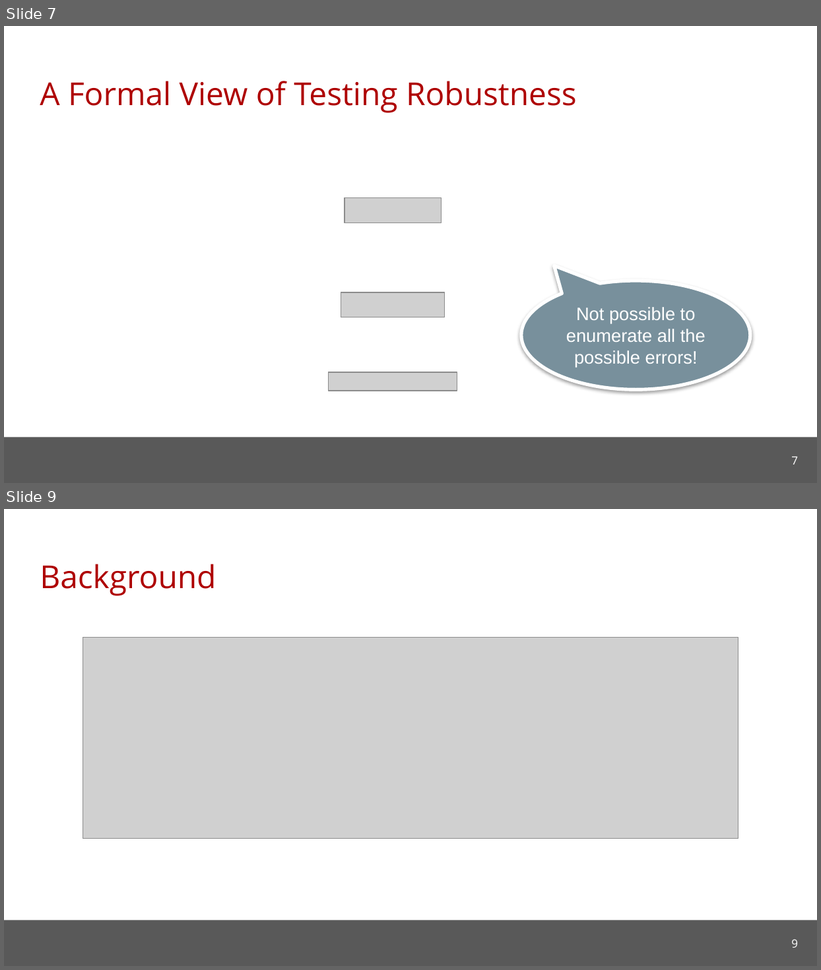
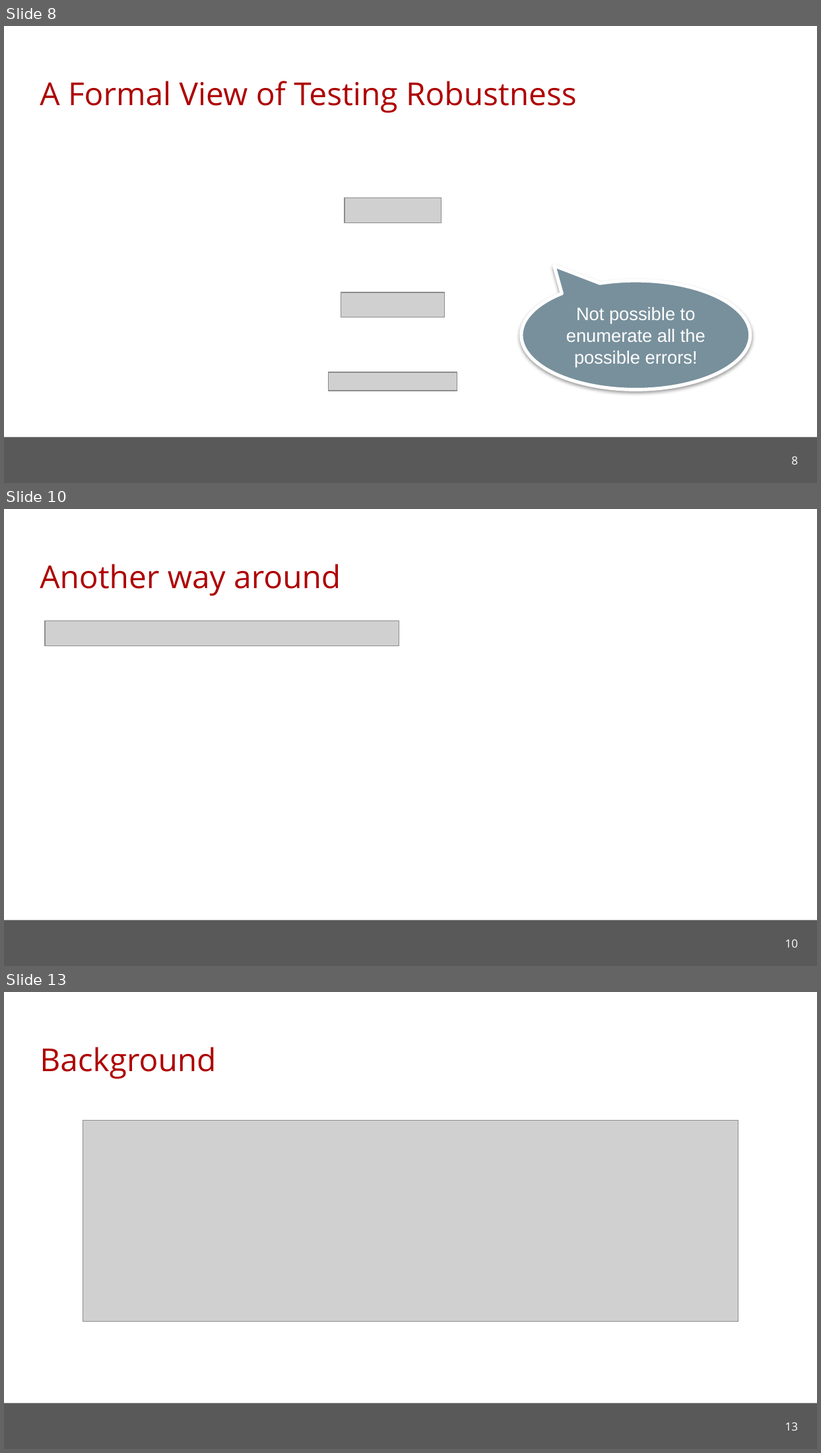
Before and after one commit to cmu-soda/Robustness, a slide deck: Robustness.pptx. Shown one above the other, each under a label of ours: slides 7 and 9 before the commit, slides 8, 10 and 13 after it; the slides between them are not shown. The pictures are 821x970 and 821x1453 pixels, drawn with LibreOffice and Linux fonts; fonts in the diff are those of the drawing; grey boxes stand for pictures; background and template pictures are left out. Boxes give left, top, right and bottom in pixels: in the first picture for what was removed or moved away, otherwise in the second. Text is boxed around its words. In the diff, an @@ line names an element or a change of style, - is before the commit and + after.

```diff
--- a/Robustness.pptx
+++ b/Robustness.pptx
@@ slide 10 added at [4, 509, 817, 966], background #FFFFFF; not listed: 1 template element that a slide beside it also shows @@
@@ title added at [40, 564, 341, 596], 28 pt, text #AE0000 @@
+Another way around
@@ picture added at [45, 621, 399, 646] @@
@@ page number added at [785, 939, 798, 948], 10 pt, text #FFFFFF @@
+10
@@ what was slide 7 is now slide 8 @@
@@ page number at [791, 456, 798, 465]: text changed @@
-7
+8
@@ what was slide 9 is now slide 13 @@
@@ page number at [785, 1422, 798, 1431]: text changed @@
-9
+13
```
Also in this commit, not shown: 2 slides changed, 3 other slides added, 1 other file.
